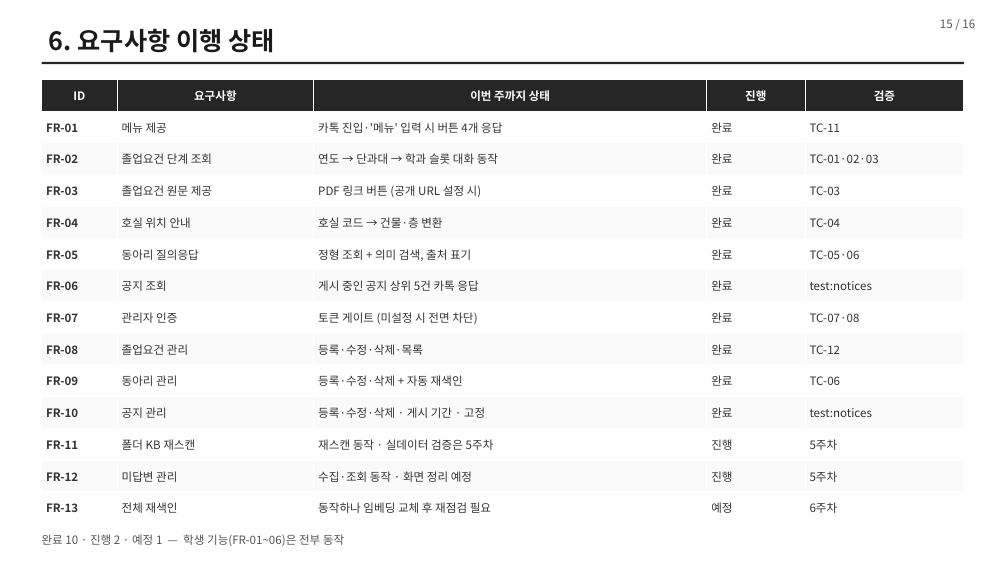
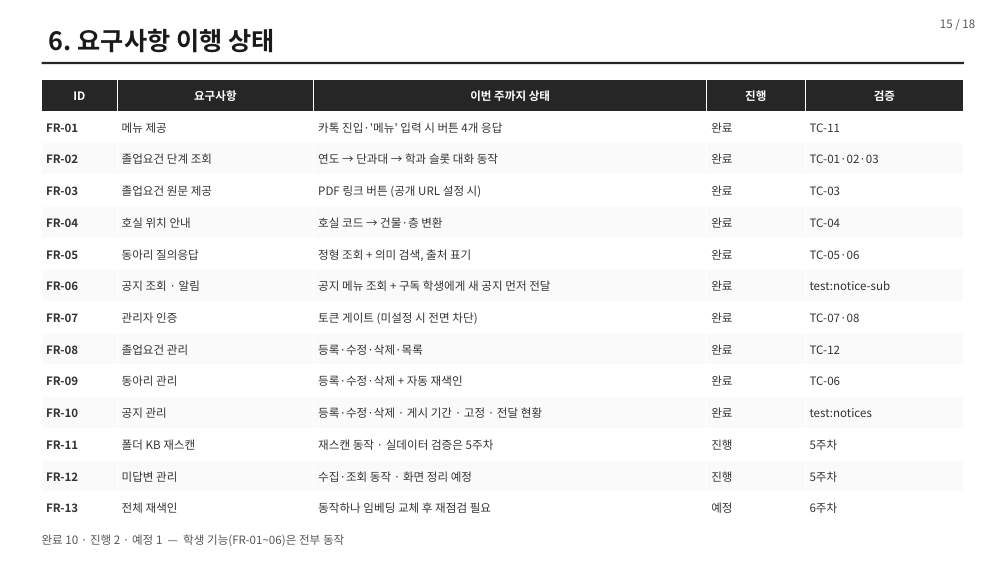
Before and after one commit to jaewonkyoung-alt/wise-faq-bot, a slide deck: slide 15 of slides/2021212843_경재원_4주차_진행보고.pptx. Drawn at 1008x567 pixels with LibreOffice and Linux fonts; fonts in the diff are those of the drawing. Boxes give left, top, right and bottom in pixels: in the first picture for what was removed or moved away, otherwise in the second. Text is boxed around its words. In the diff, an @@ line names an element or a change of style, - is before the commit and + after.

```diff
--- a/slides/2021212843_경재원_4주차_진행보고.pptx
+++ b/slides/2021212843_경재원_4주차_진행보고.pptx
@@ table at <box>42,79,964,524</box> @@
-row 7: FR-06 | 공지 조회 | 게시 중인 공지 상위 5건 카톡 응답 | 완료 | test:notices
+row 7: FR-06 | 공지 조회 · 알림 | 공지 메뉴 조회 + 구독 학생에게 새 공지 먼저 전달 | 완료 | test:notice-sub
-row 11, column 3: 등록·수정·삭제 · 게시 기간 · 고정
+row 11, column 3: 등록·수정·삭제 · 게시 기간 · 고정 · 전달 현황
```
Also in this commit, not shown: 13 other slides changed, 4 slides added, 2 slides removed, 14 other files.
